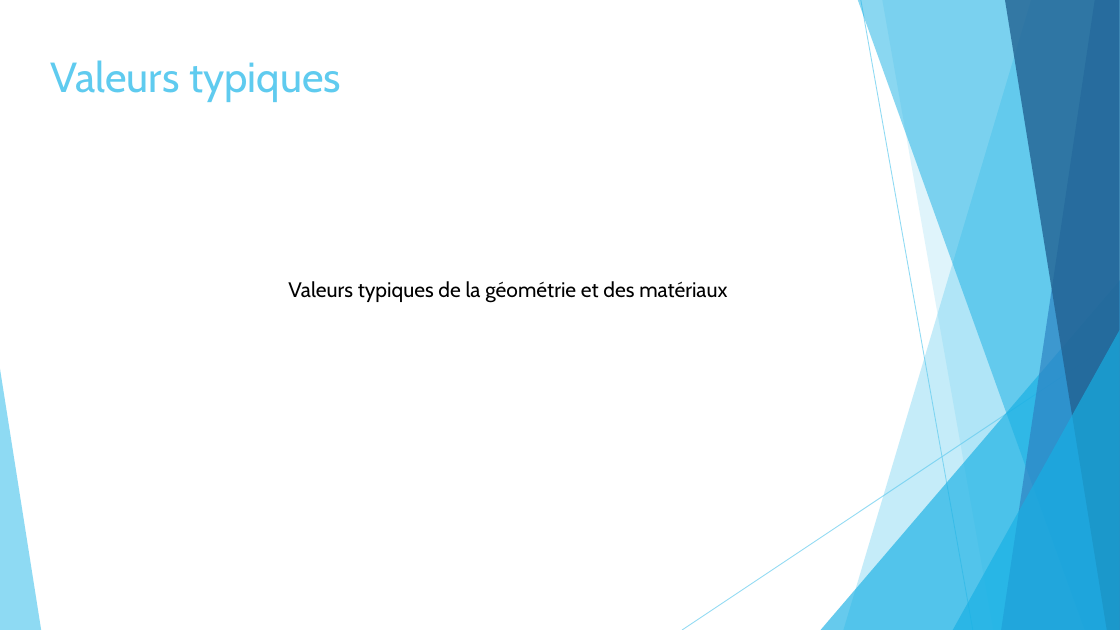
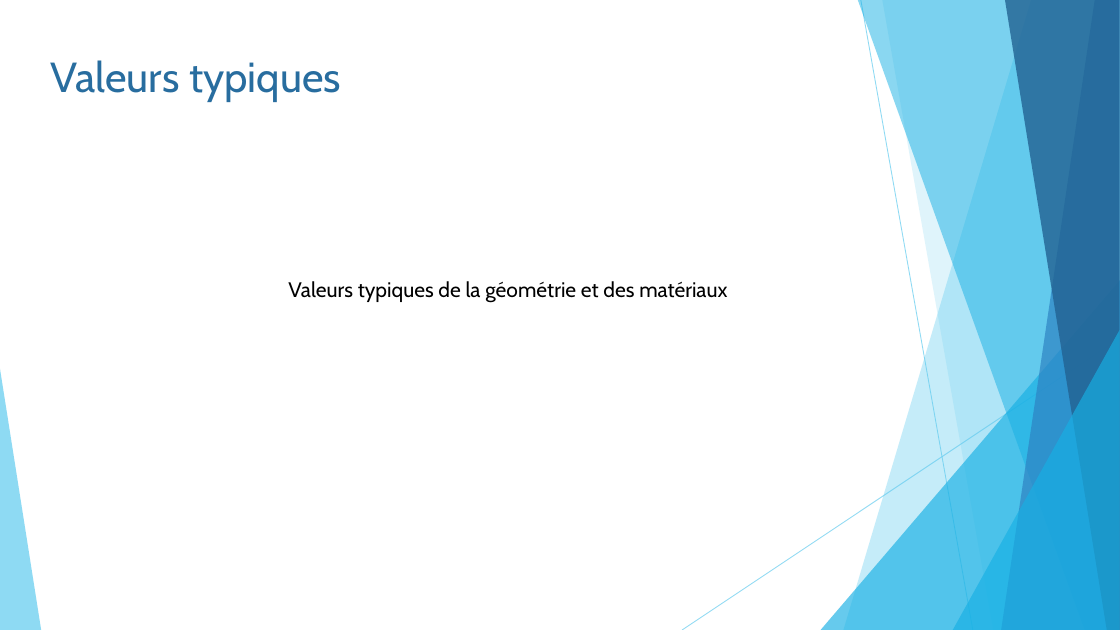
Before and after one commit to pierreluc-plt/ProjetSimulation, a slide deck: slide 6 of Oral/Présentation_Eq11.pptx (slide 5 before the commit). Drawn at 1120x630 pixels with LibreOffice and Linux fonts; fonts in the diff are those of the drawing. Boxes give left, top, right and bottom in pixels: in the first picture for what was removed or moved away, otherwise in the second. Text is boxed around its words. In the diff, an @@ line names an element or a change of style, - is before the commit and + after.

```diff
--- a/Oral/Présentation_Eq11.pptx
+++ b/Oral/Présentation_Eq11.pptx
@@ text "Valeurs typiques" at [50,60,341,102]: text colour #5FCBEF to #286D9F @@
```
Also in this commit, not shown: 10 other slides changed, 6 slides added.
